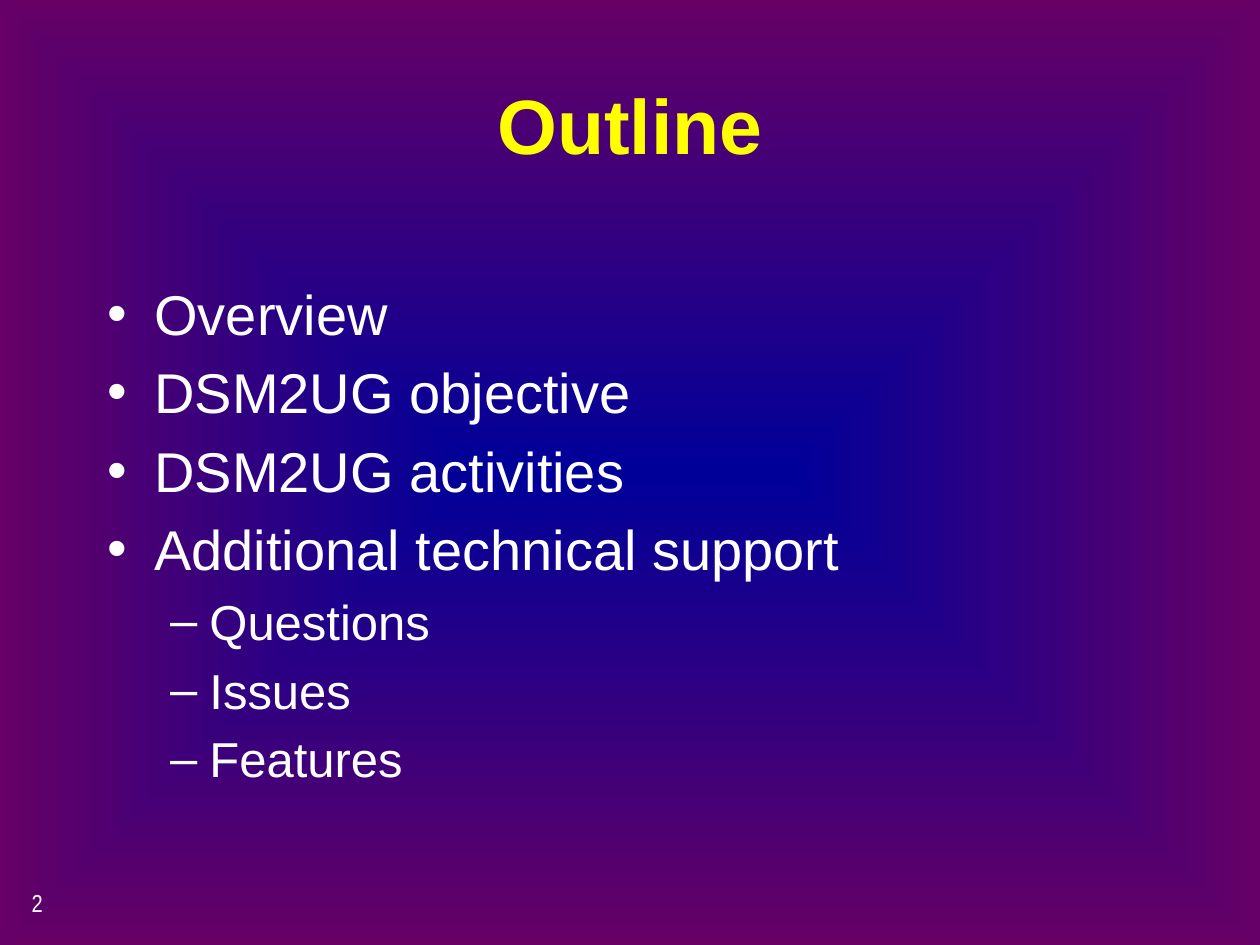
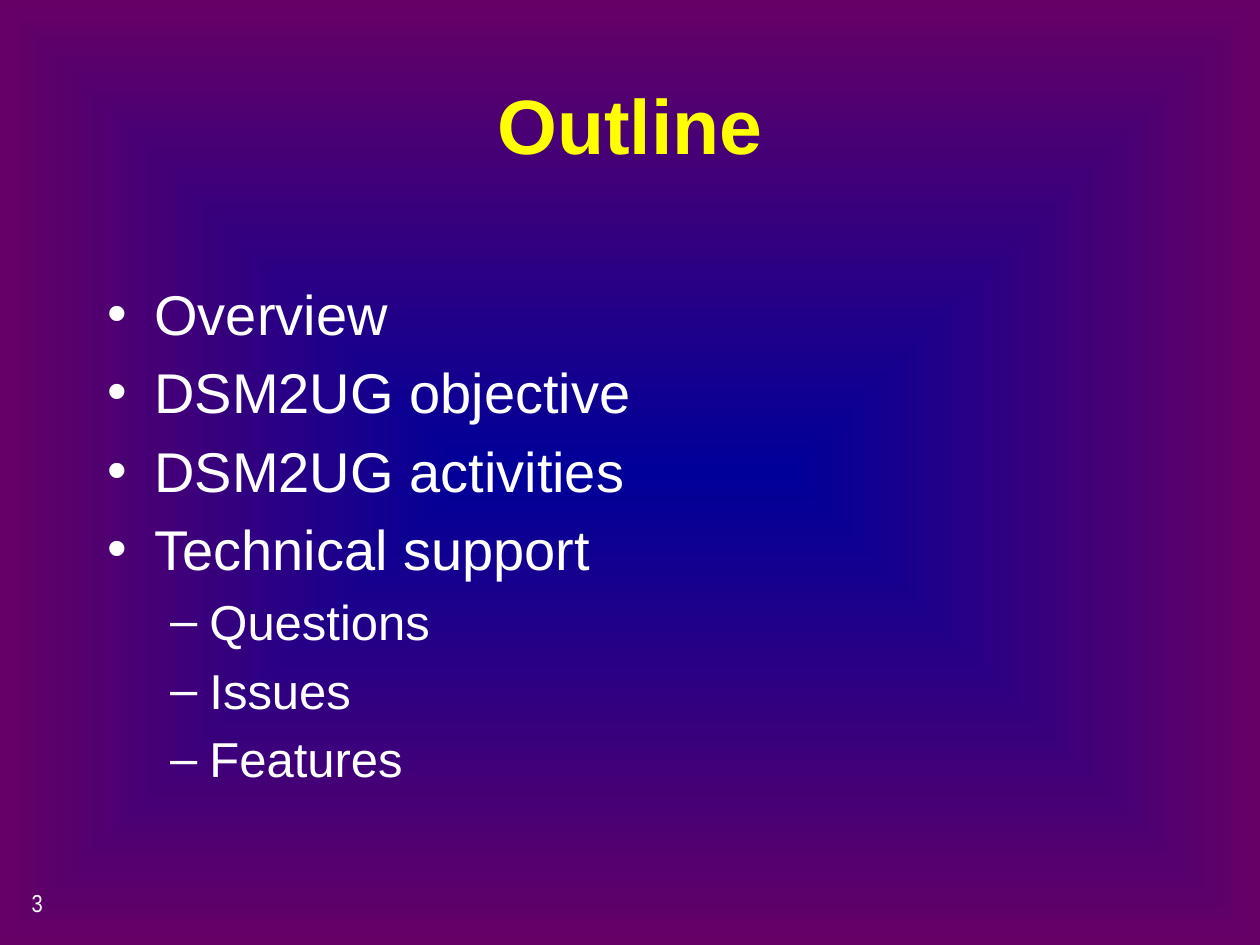
Before and after one commit to CADWRDeltaModeling/dsm2, a slide deck: slide 3 of dsm2/presentations/a3_dsm2_user_group.pptx (slide 2 before the commit). Drawn at 1260x945 pixels with LibreOffice and Linux fonts; fonts in the diff are those of the drawing. Boxes give left, top, right and bottom in pixels: in the first picture for what was removed or moved away, otherwise in the second. Text is boxed around its words. In the diff, an @@ line names an element or a change of style, - is before the commit and + after.

```diff
--- a/dsm2/presentations/a3_dsm2_user_group.pptx
+++ b/dsm2/presentations/a3_dsm2_user_group.pptx
@@ text at (154, 529, 590, 581): text changed @@
-• Additional technical support
+• Technical support
@@ page number at (32, 895, 43, 913): text changed @@
-2
+3
```
Also in this commit, not shown: 7 other slides changed, 4 slides added.
